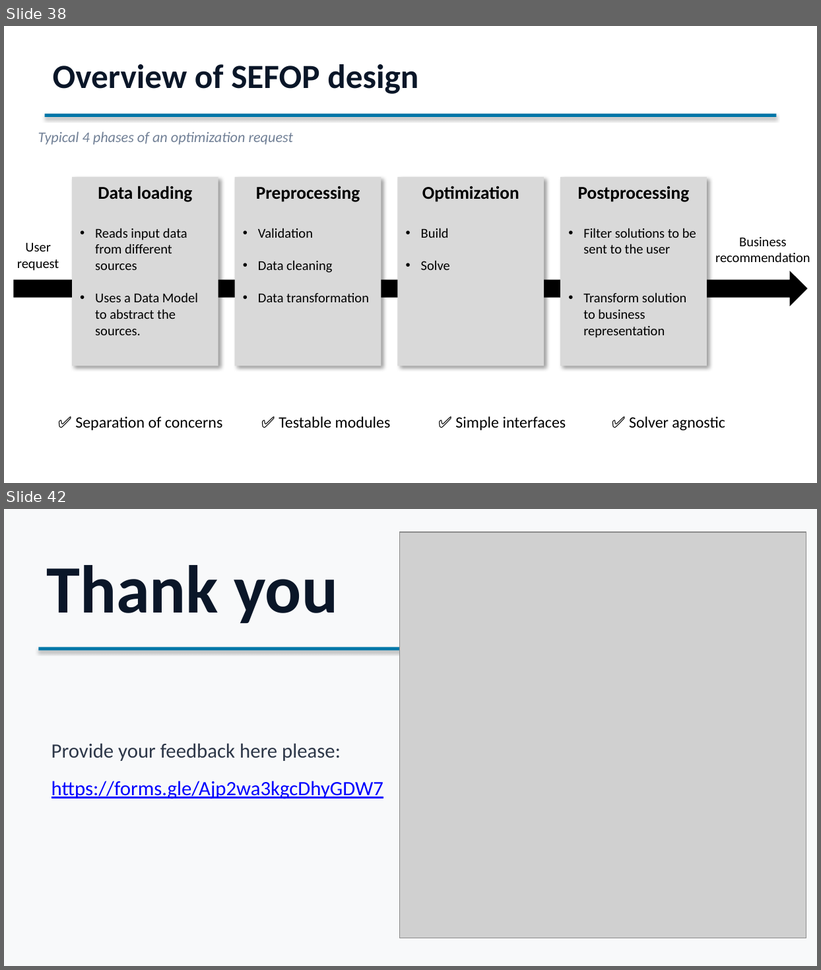
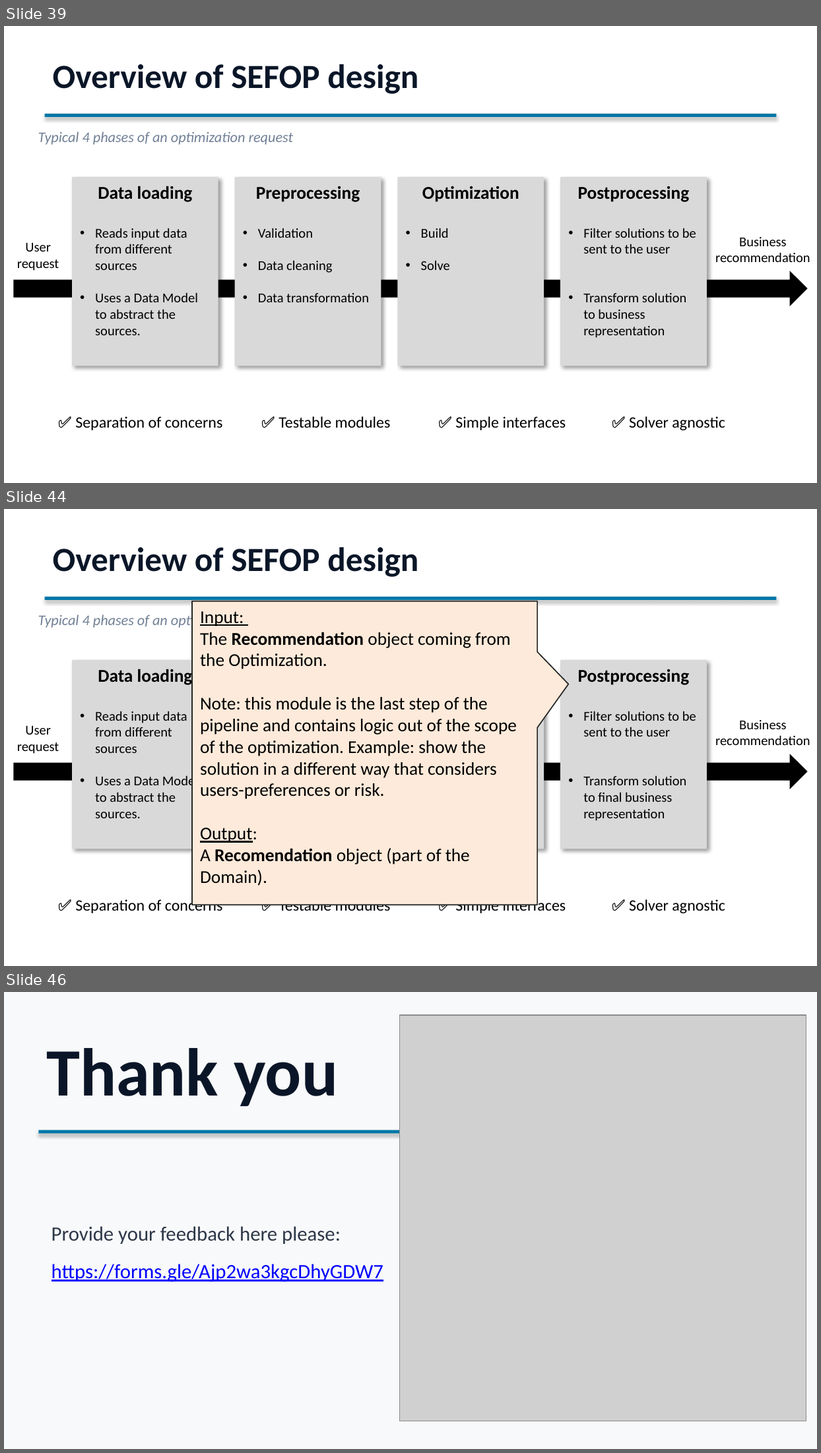
Before and after one commit to sefop/sefop-training-hub, a slide deck: workshops/2026-06-29-purdue/Purdue_Workshop.pptx. Shown one above the other, each under a label of ours: slides 38 and 42 before the commit, slides 39, 44 and 46 after it; the slides between them are not shown. The pictures are 821x970 and 821x1453 pixels, drawn with LibreOffice and Linux fonts; fonts in the diff are those of the drawing; grey boxes stand for pictures. Boxes give left, top, right and bottom in pixels: in the first picture for what was removed or moved away, otherwise in the second. Text is boxed around its words. In the diff, an @@ line names an element or a change of style, - is before the commit and + after.

```diff
--- a/workshops/2026-06-29-purdue/Purdue_Workshop.pptx
+++ b/workshops/2026-06-29-purdue/Purdue_Workshop.pptx
@@ slide 44 added at [4,509,817,966], background #FFFFFF @@
@@ text added at [53,547,418,577], 30 pt, text #0A1628, bold @@
+Overview of SEFOP design
@@ rectangle added at [45,597,776,600], fill #0077A8 @@
@@ speech box added at [192,601,537,905], fill #FDEADA, outline #262626 1 pt, 16 pt, text #000000 @@
+Input:
+The Recommendation object coming from the Optimization.
+Note: this module is the last step of the pipeline and contains logic out of the scope of the optimization. Example: show the solution in a different way that considers users-preferences or risk.
+Output:
+A Recomendation object (part of the Domain).
@@ text added at [38,613,246,629], 13 pt, text #718096, italic @@
+Typical 4 phases of an optimization request
@@ rectangle added at [72,660,218,849], fill #D9D9D9, 12 pt, text #000000 @@
+Data loading
+• Reads input data from different sources
+• Uses a Data Model to abstract the sources.
@@ rectangle added at [235,660,382,849], fill #D9D9D9, 12 pt, text #000000 @@
+Preprocessing
+• Validation
+• Data cleaning
+• Data transformation
@@ rectangle added at [397,660,544,849], fill #D9D9D9, 16 pt, text #000000, bold @@
+Optimization
+• Build
+• Solve
@@ rectangle added at [560,660,706,849], fill #D9D9D9, 12 pt, text #000000 @@
+Postprocessing
+• Filter solutions to be sent to the user
+• Transform solution to final business representation
@@ text added at [17,726,59,754], 12 pt, text #000000 @@
+User
+request
@@ text added at [715,720,811,745], 12 pt, text #000000 @@
+Business
+recommendation
@@ right arrow added at [14,754,808,789], fill #000000 @@
@@ text added at [75,898,725,914], 14 pt, text #000000 @@
+✅ Separation of concerns ✅ Testable modules ✅ Simple interfaces ✅ Solver agnostic
@@ what was slide 38 is now slide 39 @@
@@ what was slide 42 is now slide 46 @@
```
Also in this commit, not shown: 1 slide changed, 6 other slides added, 3 slides removed.
